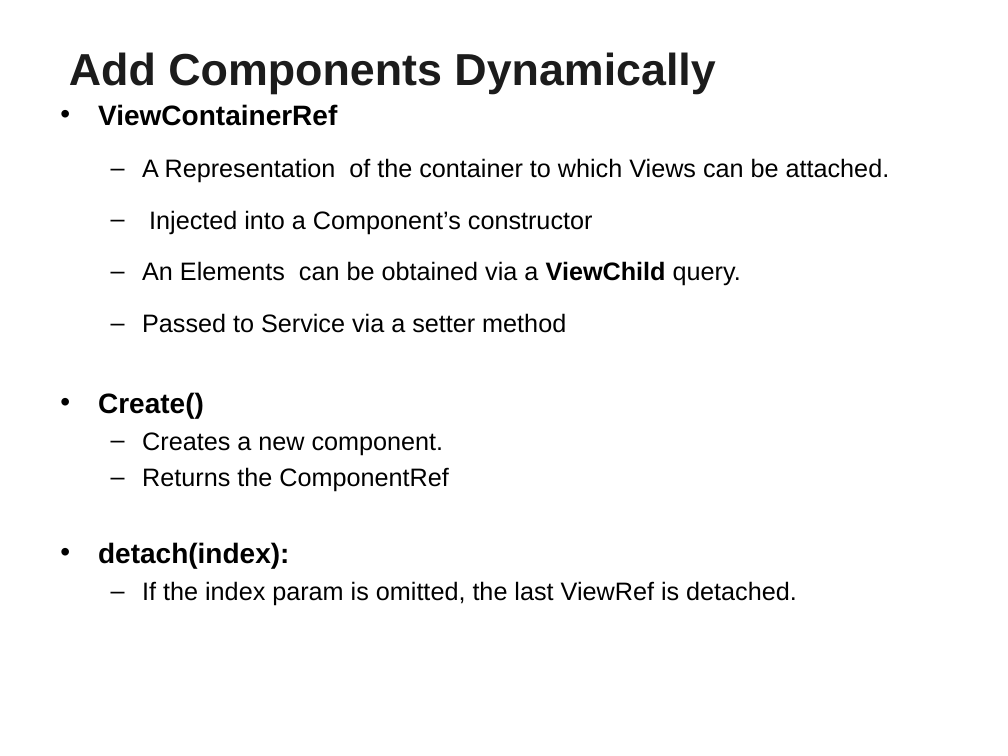
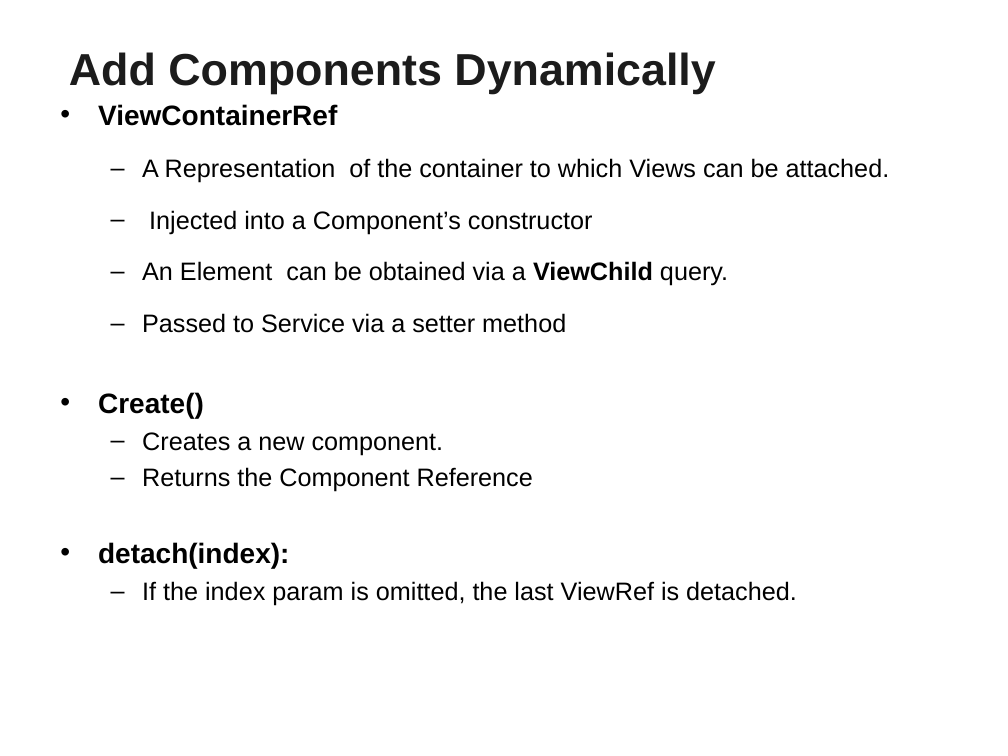
Before and after one commit to vatsank/angularExample, a slide deck: slide 153 of Angular_Module01.ppt (slide 160 before the commit). Drawn at 1008x756 pixels with LibreOffice and Linux fonts; fonts in the diff are those of the drawing; background and template pictures are left out. Boxes give left, top, right and bottom in pixels: in the first picture for what was removed or moved away, otherwise in the second. Text is boxed around its words. In the diff, an @@ line names an element or a change of style, - is before the commit and + after.

```diff
--- a/Angular_Module01.ppt
+++ b/Angular_Module01.ppt
@@ text at box(142, 261, 728, 286): text changed @@
-  – An Elements can be obtained via a ViewChild query.
+  – An Element can be obtained via a ViewChild query.
@@ text at box(142, 467, 533, 492): text changed @@
-  – Returns the ComponentRef
+  – Returns the Component Reference
```
Also in this commit, not shown: 23 other slides changed, 4 slides added, 11 slides removed, 1 other file.
